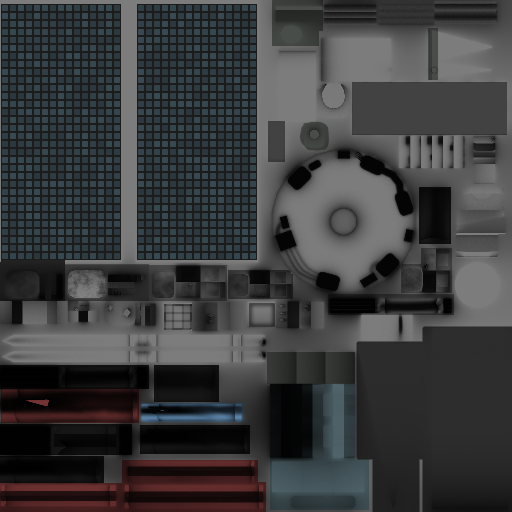
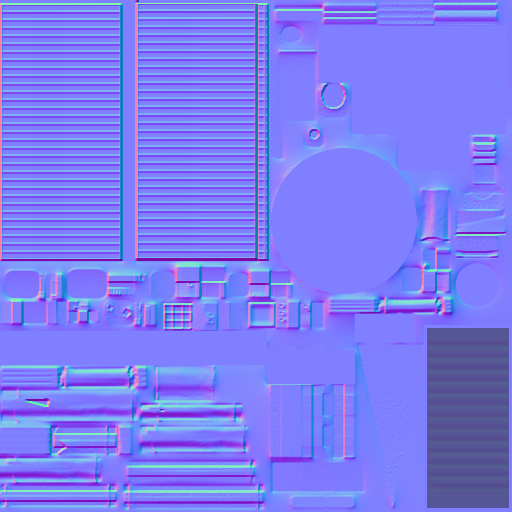
Layered file, before and after one edit (512 × 512). Changes by layer:
moved "Layer 6" (1st of 2, in "Diffuse") into group "Diffuse" over [6, 254, 448, 298]
moved "Layer 8 copy" into group "Diffuse" over [164, 304, 192, 330]
moved "Layer 2" into group "Diffuse" over [0, 0, 512, 512]
moved "Layer 4" into group "Diffuse" over [1, 4, 505, 260]
moved "Background" into group "Diffuse" over [0, 0, 512, 512]
showed "Layer 7" over [0, 0, 512, 512]
added layer "Alpha_Channel" over [0, 0, 512, 512]
